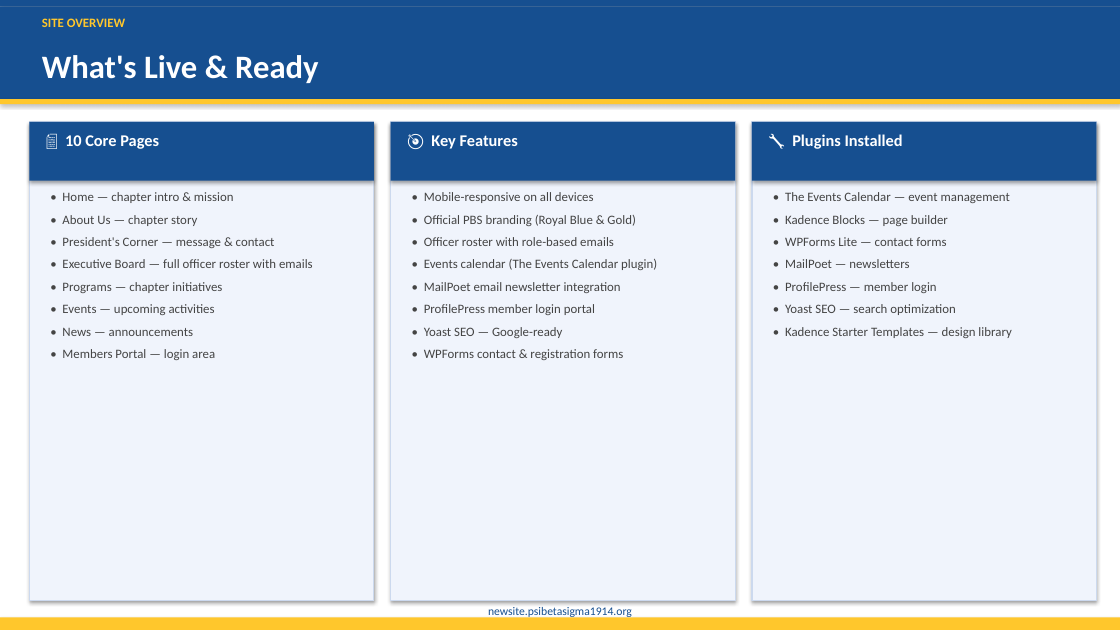
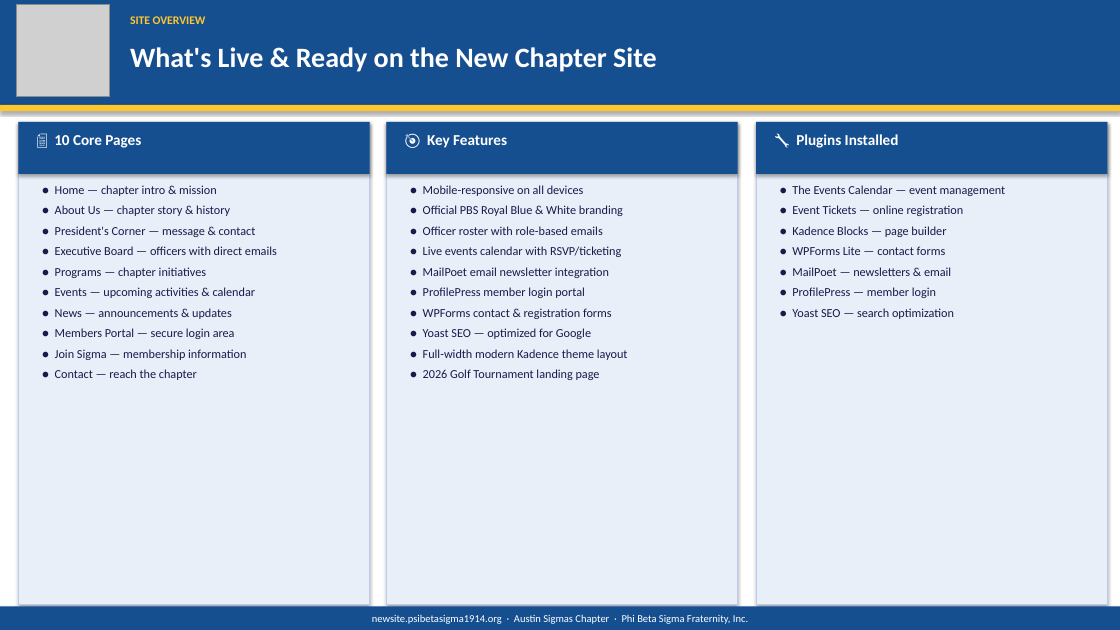
Before and after one commit to dpoly2/NewAgentHarness, a slide deck: slide 2 of pbs_site_launch.pptx. Drawn at 1120x630 pixels with LibreOffice and Linux fonts; fonts in the diff are those of the drawing; grey boxes stand for pictures. Boxes give left, top, right and bottom in pixels: in the first picture for what was removed or moved away, otherwise in the second. Text is boxed around its words. In the diff, an @@ line names an element or a change of style, - is before the commit and + after.

```diff
--- a/pbs_site_launch.pptx
+++ b/pbs_site_launch.pptx
@@ rectangle: place and size @@
-rectangle at (0,0,1120,7)
+rectangle at (0,0,1120,105)
@@ picture added at (17,4,109,97) @@
@@ text "SITE OVERVIEW": place and size @@
-text "SITE OVERVIEW" at (42,18,125,27)
+text "SITE OVERVIEW" at (130,16,206,24)
@@ text "SITE OVERVIEW" at (130,16,206,24): size 11 to 10 pt @@
@@ text at (130,47,657,72): text changed; size 28 to 24 pt @@
-What's Live & Ready
+What's Live & Ready on the New Chapter Site
@@ rectangle: place and size @@
-rectangle at (0,7,1120,99)
+rectangle at (0,105,1120,111)
@@ rectangle at (0,105,1120,111): fill #164F90 to #FFC72C @@
@@ rectangle removed at (0,99,1120,104) @@
@@ rectangle: place and size @@
-rectangle at (29,122,374,181)
+rectangle at (18,122,370,174)
@@ rectangle: place and size @@
-rectangle at (29,122,374,601)
+rectangle at (18,122,370,605)
@@ text "📄 10 Core Pages": place and size @@
-text "📄 10 Core Pages" at (65,135,159,149)
+text "📄 10 Core Pages" at (54,135,141,148)
@@ rectangle: place and size @@
-rectangle at (391,122,735,181)
+rectangle at (386,122,738,174)
@@ rectangle: place and size @@
-rectangle at (391,122,735,601)
+rectangle at (386,122,738,605)
@@ rectangle: place and size @@
-rectangle at (752,122,1096,181)
+rectangle at (756,122,1107,174)
@@ fill #F0F4FC to #E8EFF8; outline #CCD9EE 1 pt to #BBCCEE 0.5 pt in 3 elements at (386,122,738,605), (18,122,370,605), (756,122,1107,605) @@
@@ rectangle: place and size @@
-rectangle at (752,122,1096,601)
+rectangle at (756,122,1107,605)
@@ size 14 to 13 pt in 3 elements at (427,135,507,148), (54,135,141,148), (796,134,899,148) @@
@@ text at (55,185,277,380): text changed; size 11 to 10.5 pt; text colour #444444 to #1A1A4A @@
-• Home — chapter intro & mission
-• About Us — chapter story
-• President's Corner — message & contact
-• Executive Board — full officer roster with emails
-• Programs — chapter initiatives
-• Events — upcoming activities
-• News — announcements
-• Members Portal — login area
+● Home — chapter intro & mission
+● About Us — chapter story & history
+● President's Corner — message & contact
+● Executive Board — officers with direct emails
+● Programs — chapter initiatives
+● Events — upcoming activities & calendar
+● News — announcements & updates
+● Members Portal — secure login area
+● Join Sigma — membership information
+● Contact — reach the chapter
@@ text at (423,185,628,380): text changed; size 11 to 10.5 pt; text colour #444444 to #1A1A4A @@
-• Mobile-responsive on all devices
-• Official PBS branding (Royal Blue & Gold)
-• Officer roster with role-based emails
-• Events calendar (The Events Calendar plugin)
-• MailPoet email newsletter integration
-• ProfilePress member login portal
-• Yoast SEO — Google-ready
-• WPForms contact & registration forms
+● Mobile-responsive on all devices
+● Official PBS Royal Blue & White branding
+● Officer roster with role-based emails
+● Live events calendar with RSVP/ticketing
+● MailPoet email newsletter integration
+● ProfilePress member login portal
+● WPForms contact & registration forms
+● Yoast SEO — optimized for Google
+● Full-width modern Kadence theme layout
+● 2026 Golf Tournament landing page
@@ text at (792,185,1006,319): text changed; size 11 to 10.5 pt; text colour #444444 to #1A1A4A @@
-• The Events Calendar — event management
-• Kadence Blocks — page builder
-• WPForms Lite — contact forms
-• MailPoet — newsletters
-• ProfilePress — member login
-• Yoast SEO — search optimization
-• Kadence Starter Templates — design library
+● The Events Calendar — event management
+● Event Tickets — online registration
+● Kadence Blocks — page builder
+● WPForms Lite — contact forms
+● MailPoet — newsletters & email
+● ProfilePress — member login
+● Yoast SEO — search optimization
@@ rectangle: place and size @@
-rectangle at (0,618,1120,630)
+rectangle at (0,607,1120,630)
@@ rectangle at (0,607,1120,630): fill #FFC72C to #164F90 @@
@@ text at (372,614,748,624): text changed; size 10 to 9 pt; text colour #164F90 to #FFFFFF @@
-newsite.psibetasigma1914.org
+newsite.psibetasigma1914.org · Austin Sigmas Chapter · Phi Beta Sigma Fraternity, Inc.
```
Also in this commit, not shown: 2 other slides changed, 2 other files.
